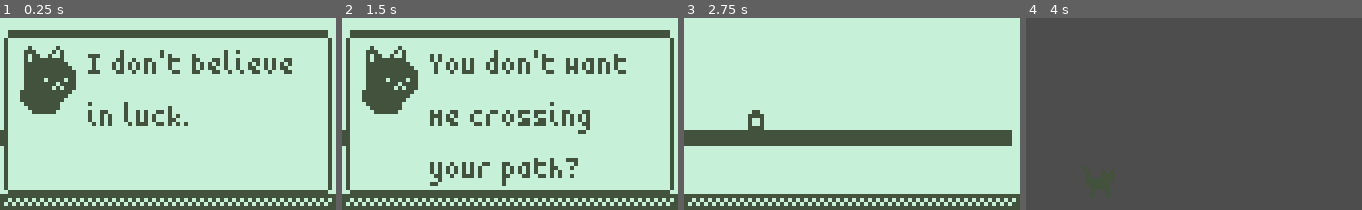
Above: before the commit, frames 1-4 (left to right).
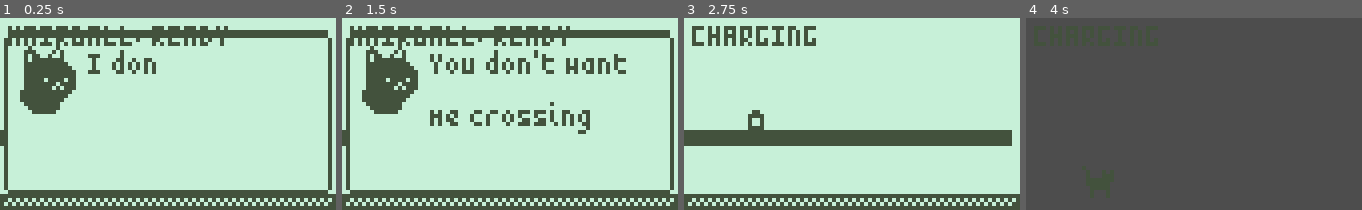
Above: after the commit, the same moments.

Repository: goldghosty/NokiaGame
Game: Godot game, scene res://start_scene.tscn
Two runs of this game, one before a commit and one after it. Both use one fixed random seed, a clock stepped at 60 frames per second and the inputs below. The project has no main scene, so this scene is started directly.
Inputs:
- Up to frame 1 (0.25 s): no input
- Up to frame 2 (1.5 s): tap Enter (advance_dialogue) at 0.5 s; hold Enter (advance_dialogue) 0.53-1.28 s; hold D (move_right) from 0.53 s (still down); tap Z (break) at 0.8, 1.35 s
- Up to frame 3 (2.75 s): tap Enter (advance_dialogue) at 1.55 s; tap Space at 2 s; release D (move_right) at 2.03 s; hold A (move_left) from 2.03 s (still down); hold Enter (advance_dialogue) from 2.03 s (still down); tap Z (break) at 2.3 s
- Up to frame 4 (4 s): release A (move_left) at 2.78 s; release Enter (advance_dialogue) at 2.78 s; hold D (move_right) from 2.78 s (still down); tap Z (break) at 2.85, 3.8 s; tap Enter (advance_dialogue) at 3.05, 3.5 s; hold X (swipe) from 3.53 s (still down)

The runs differ from the first frame. In frame 1, 4.6% of the frame differs, in the area x 2-87%, y 4-57%; in frame 2, 3.8%; in frame 3, 2.0%; in frame 4, less than 0.1%.

Commit message:
fixed shooting

Diff:
--- a/Scenes/black_cat.tscn
+++ b/Scenes/black_cat.tscn
@@ -126,3 +126,9 @@
 [node name="CollisionShape2D" type="CollisionShape2D" parent="SwipeBox" unique_id=1099853226]
 position = Vector2(4.5, 1)
 shape = SubResource("RectangleShape2D_0e054")
+
+[node name="HairballTimer" type="Timer" parent="." unique_id=1266717535]
+wait_time = 5.0
+one_shot = true
+
+[connection signal="timeout" from="HairballTimer" to="." method="_on_hairball_timer_timeout"]
--- a/Scenes/main_scene.tscn
+++ b/Scenes/main_scene.tscn
@@ -5,6 +5,7 @@
 [ext_resource type="Texture2D" uid="uid://dhwkqmaddgrf5" path="res://Sprites/platformlong.png" id="3_m1efj"]
 [ext_resource type="PackedScene" uid="uid://c32tg8n2lapbv" path="res://Scenes/platform.tscn" id="4_mai8y"]
 [ext_resource type="PackedScene" uid="uid://cl44w7wh1jiul" path="res://Scenes/black_cat.tscn" id="6_drdnd"]
+[ext_resource type="PackedScene" uid="uid://bp3ba2pi2mr6f" path="res://Scenes/ui_layer.tscn" id="7_maf8m"]
 [ext_resource type="PackedScene" uid="uid://bws644iyv7f0r" path="res://Scenes/salt.tscn" id="8_huasi"]
 
 [sub_resource type="RectangleShape2D" id="RectangleShape2D_0f027"]
@@ -20,12 +21,12 @@
 
 [node name="ColorRect" type="ColorRect" parent="." unique_id=1181341414]
 offset_top = -2.0
-offset_right = 150.0
-offset_bottom = 49.0
+offset_right = 166.0
+offset_bottom = 48.0
 color = Color(0.78039217, 0.9411765, 0.84705883, 1)
 
 [node name="Mirror" parent="." unique_id=1934176071 groups=["Projectile"] instance=ExtResource("2_huasi")]
-position = Vector2(143, 31)
+position = Vector2(143, 36)
 
 [node name="StaticBody2D" type="StaticBody2D" parent="." unique_id=2059058637]
 collision_layer = 2
@@ -42,10 +43,12 @@
 position = Vector2(0, 28)
 
 [node name="Platform2" parent="." unique_id=1152231501 instance=ExtResource("4_mai8y")]
-position = Vector2(87, 38)
+position = Vector2(84, 44)
 
 [node name="BlackCat" parent="." unique_id=1722602674 instance=ExtResource("6_drdnd")]
 position = Vector2(9, 40)
 
 [node name="Salt" parent="." unique_id=1947284850 instance=ExtResource("8_huasi")]
 position = Vector2(21, 25)
+
+[node name="UILayer" parent="." unique_id=854107549 instance=ExtResource("7_maf8m")]
--- /dev/null
+++ b/Scenes/ui_layer.gd
@@ -0,0 +1,15 @@
+extends CanvasLayer
+
+@onready var label: Label = $Label
+
+# Called when the node enters the scene tree for the first time.
+func _ready() -> void:
+	pass # Replace with function body.
+
+
+# Called every frame. 'delta' is the elapsed time since the previous frame.
+func _process(delta: float) -> void:
+	if Global.can_shoot:
+		label.text = "READY"
+	else:
+		label.text = "CHARGING"
--- a/Scenes/ui_layer.tscn
+++ b/Scenes/ui_layer.tscn
@@ -1,12 +1,17 @@
 [gd_scene format=3 uid="uid://bp3ba2pi2mr6f"]
 
 [ext_resource type="FontFile" uid="uid://cjywvmwru1yhg" path="res://Zepto-Regular.ttf" id="1_pxq32"]
+[ext_resource type="Script" uid="uid://bpsw3cuhadvtu" path="res://Scenes/ui_layer.gd" id="1_r7lrm"]
 
 [node name="UILayer" type="CanvasLayer" unique_id=854107549]
+script = ExtResource("1_r7lrm")
 
 [node name="Label" type="Label" parent="." unique_id=486396363]
-offset_right = 80.0
-offset_bottom = 23.0
+offset_left = 2.0
+offset_top = -1.0
+offset_right = 82.0
+offset_bottom = 22.0
+theme_override_colors/font_color = Color(0.2627451, 0.32156864, 0.23921569, 1)
 theme_override_fonts/font = ExtResource("1_pxq32")
 theme_override_font_sizes/font_size = 8
-text = "SCORE:"
+text = "HAIRBALL: READY"
--- a/Scripts/black_cat.gd
+++ b/Scripts/black_cat.gd
@@ -2,14 +2,17 @@
 
 var projectile = preload("res://Scenes/projectile.tscn")
 var facing_direction = 1
-var can_shoot = true
 const SPEED = 20.0
 const JUMP_VELOCITY = -175.0
 @onready var animated_sprite_2d: AnimatedSprite2D = $AnimatedSprite2D
+@onready var hairball_timer: Timer = $HairballTimer
 
+func _process(delta: float) -> void:
+
+	if Input.is_action_just_pressed("break") and Global.can_shoot:
+		shoot()
 
 func _physics_process(delta: float) -> void:
-	# Add the gravity.da
 	if not is_on_floor():
 		velocity += get_gravity() * delta
 
@@ -17,10 +20,6 @@
 	if Input.is_action_just_pressed("ui_accept") and is_on_floor():
 		velocity.y = JUMP_VELOCITY
 
-
-
-	if Input.is_action_just_pressed("break") and can_shoot:
-		shoot()
 
 	var direction := Input.get_axis("move_left", "move_right")
 	if direction:
@@ -49,7 +48,13 @@
 
 
 func shoot() -> void:
+	Global.can_shoot = false
+	hairball_timer.start()
 	var object = projectile.instantiate()
 	object.direction = facing_direction
 	object.position = global_position
 	get_tree().current_scene.add_child(object)
+
+
+func _on_hairball_timer_timeout() -> void:
+	Global.can_shoot = true
--- /dev/null
+++ b/Scripts/global.gd
@@ -0,0 +1,11 @@
+extends Node
+
+var can_shoot = true
+# Called when the node enters the scene tree for the first time.
+func _ready() -> void:
+	pass # Replace with function body.
+
+
+# Called every frame. 'delta' is the elapsed time since the previous frame.
+func _process(delta: float) -> void:
+	pass
--- a/dialogue_manager.gd
+++ b/dialogue_manager.gd
@@ -6,11 +6,10 @@
 var dialogue_lines: Array[String] = []
 var current_line_index: int = 0
 var is_dialogue_active: bool = false
-
+var dialogue_speed = 0.05
 
 func _ready() -> void:
 	dialogue_box.visible = false
-
 
 func start_dialogue(lines: Array[String]):
 	get_tree().paused = true
@@ -19,7 +18,7 @@
 	current_line_index = 0
 	is_dialogue_active = true
 	dialogue_box.visible = true
-	dialogue_text.text = dialogue_lines[current_line_index]
+	show_line()
 
 func _input(event):
 	if not is_dialogue_active:
@@ -30,9 +29,18 @@
 func advance_dialogue():
 	if current_line_index < dialogue_lines.size() - 1:
 		current_line_index += 1
-		dialogue_text.text = dialogue_lines[current_line_index]
+		show_line()
+
 	else:
 		get_tree().paused = false
 
 		is_dialogue_active = false
 		dialogue_box.visible = false
+
+func show_line():
+	dialogue_text.text = dialogue_lines[current_line_index]
+	dialogue_text.visible_ratio = 0.0
+	var duration = dialogue_text.text.length()* dialogue_speed
+
+	var tween = create_tween()
+	tween.tween_property(dialogue_text, "visible_ratio", 1.0, duration)
--- a/project.godot
+++ b/project.godot
@@ -18,6 +18,7 @@
 [autoload]
 
 DialogueManager="*uid://nhe55pgfihi8"
+Global="*uid://bm7bjmg5qx6gq"
 
 [display]
 
Not shown, added: Scenes/ui_layer.gd.uid
Not shown, added: Scripts/global.gd.uid
